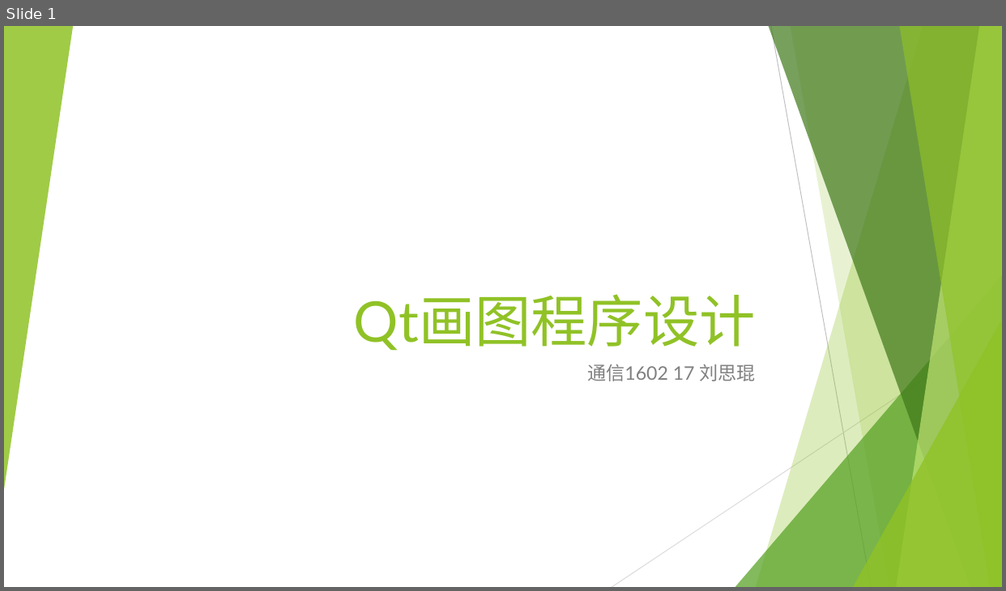
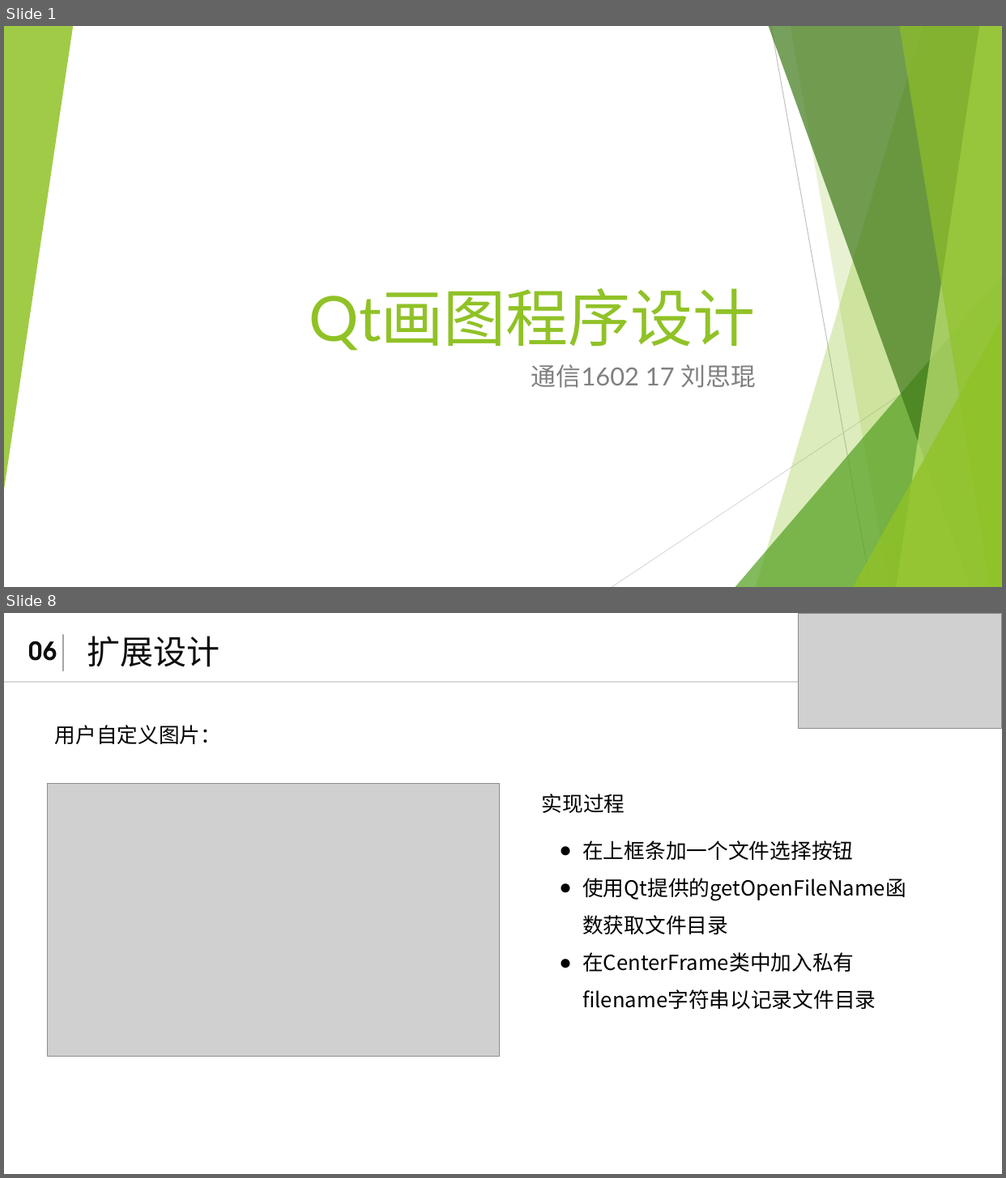
Before and after one commit to 1580994065/Qt_2018_FALL_Homework, a slide deck: lab02/lab02.pptx. Shown one above the other, each under a label of ours: slide 1 before the commit, slides 1 and 8 after it; the slides between them are not shown. The pictures are 1006x591 and 1006x1178 pixels, drawn with LibreOffice and Linux fonts; fonts in the diff are those of the drawing; grey boxes stand for pictures. Boxes give left, top, right and bottom in pixels: in the first picture for what was removed or moved away, otherwise in the second. Text is boxed around its words. In the diff, an @@ line names an element or a change of style, - is before the commit and + after.

```diff
--- a/lab02/lab02.pptx
+++ b/lab02/lab02.pptx
@@ slide 8 added at [4,613,1002,1174], background #FFFFFF @@
@@ line added from (63, 635) to (63, 671), #A6A6A6 1 pt @@
@@ free added at [87,631,299,671], 32 pt, text #0D0D0D @@
+扩展设计
@@ picture added at [799,614,1002,728] @@
@@ text added at [29,641,57,661], 24 pt, text #0D0D0D, bold @@
+06
@@ line added from (4, 682) to (1002, 682), #D9D9D9 1.5 pt @@
@@ text added at [55,725,222,744], 20 pt, text #000000 @@
+用户自定义图片：
@@ picture added at [48,784,500,1057] @@
@@ text added at [542,794,625,813], 20 pt, text #000000 @@
+实现过程
@@ text added at [582,841,906,972], 20 pt, text #000000 @@
+● 在上框条加一个文件选择按钮
+● 使用Qt提供的getOpenFileName函数获取文件目录
+● 在CenterFrame类中加入私有filename字符串以记录文件目录
@@ slide 1 changed as well @@
@@ title "Qt画图程序设计" at [309,288,756,351]: size 54 to 60 pt @@
@@ subtitle "通信1602 17 刘思琨" at [531,365,755,388]: size 18 to 24 pt @@
```
Also in this commit, not shown: 7 other slides added, 1 slide removed, 3 other files.
